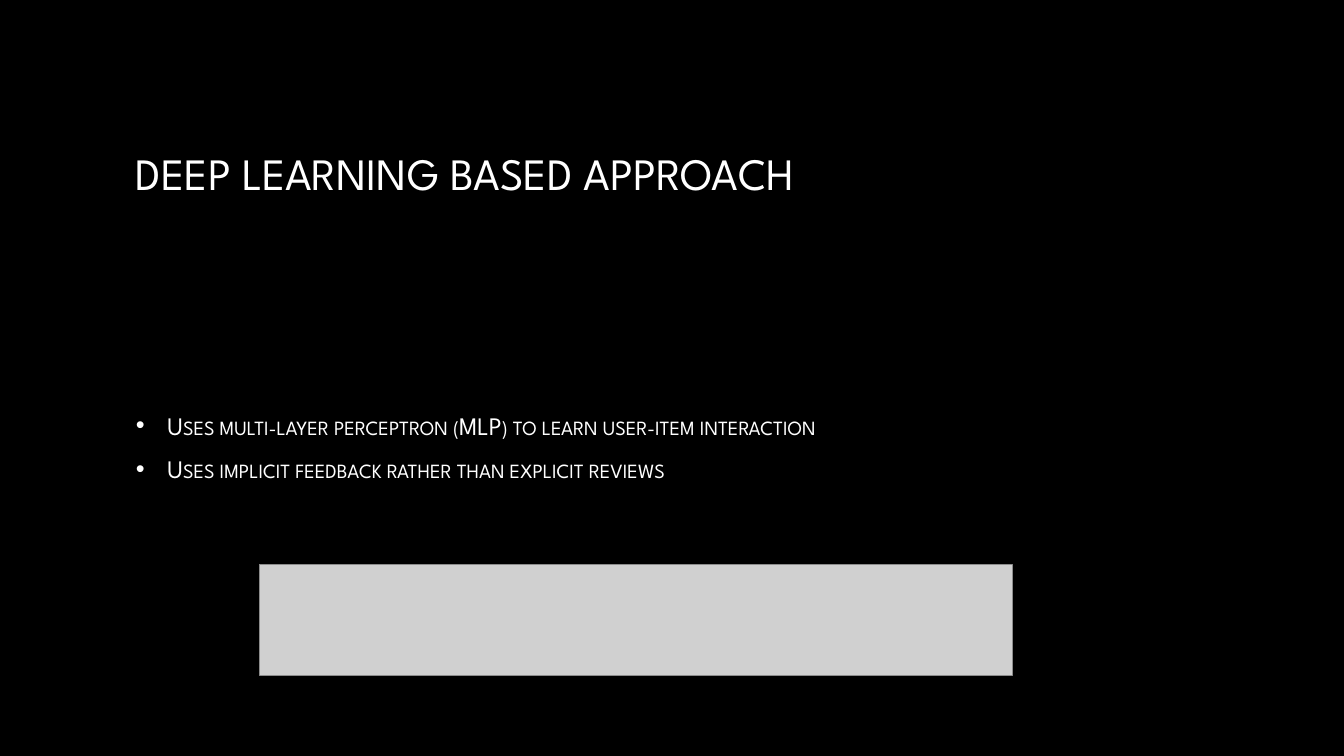
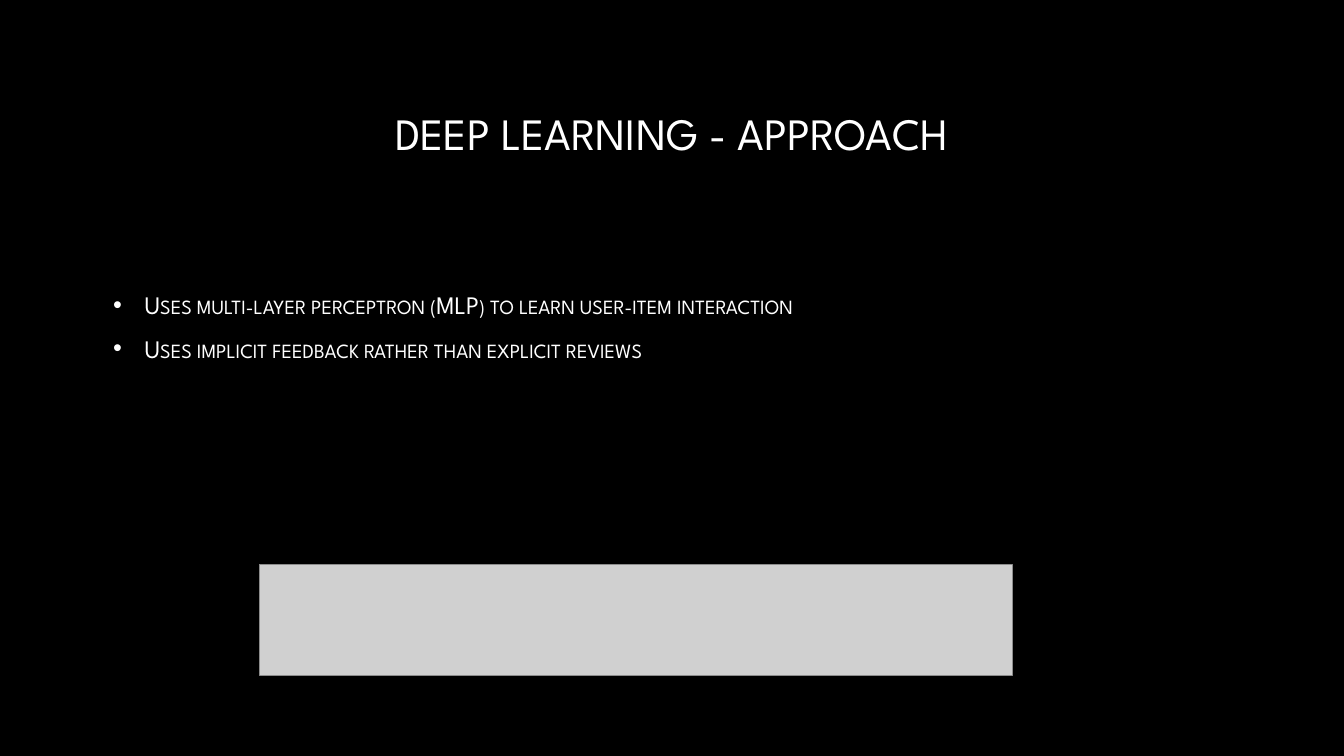
Before and after one commit to AbhayKasturia/YelpRecommendationSystem, a slide deck: slide 14 of Final_Presentation/draft_presentation.pptx (slide 12 before the commit). Drawn at 1344x756 pixels with LibreOffice and Linux fonts; fonts in the diff are those of the drawing; grey boxes stand for pictures; background and template pictures are left out. Boxes give left, top, right and bottom in pixels: in the first picture for what was removed or moved away, otherwise in the second. Text is boxed around its words. In the diff, an @@ line names an element or a change of style, - is before the commit and + after.

```diff
--- a/Final_Presentation/draft_presentation.pptx
+++ b/Final_Presentation/draft_presentation.pptx
@@ title at <box>395,120,948,151</box>: text changed @@
-DEEP LEARNING BASED APPROACH
+DEEP LEARNING - APPROACH
@@ text "Uses multi-layer perceptron (MLP) to ...": place and size @@
-text "Uses multi-layer perceptron (MLP) to ..." at <box>220,418,816,479</box>
+text "Uses multi-layer perceptron (MLP) to ..." at <box>197,297,793,359</box>
```
Also in this commit, not shown: 6 other slides changed, 8 slides added, 5 slides removed.
